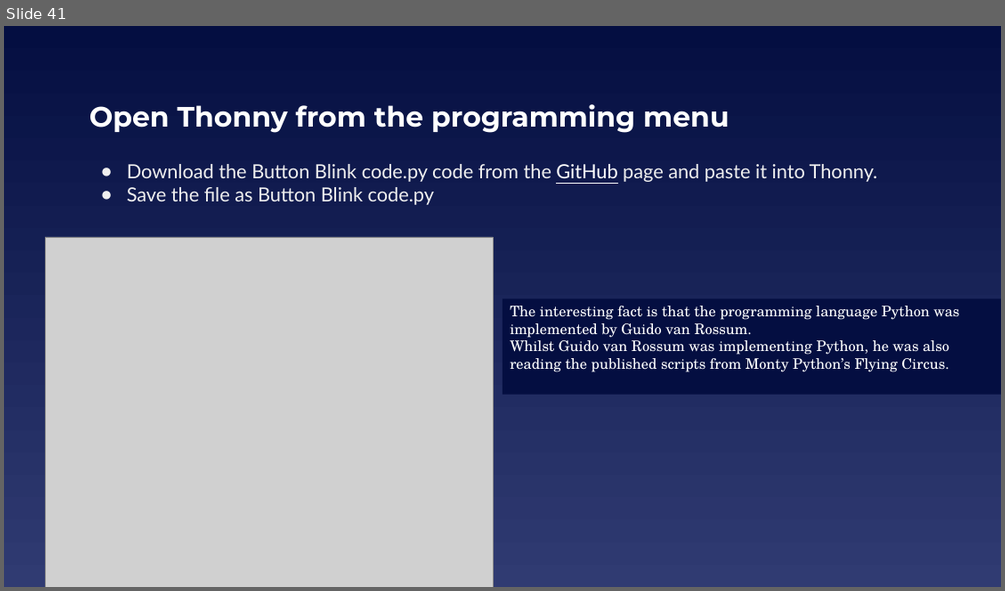
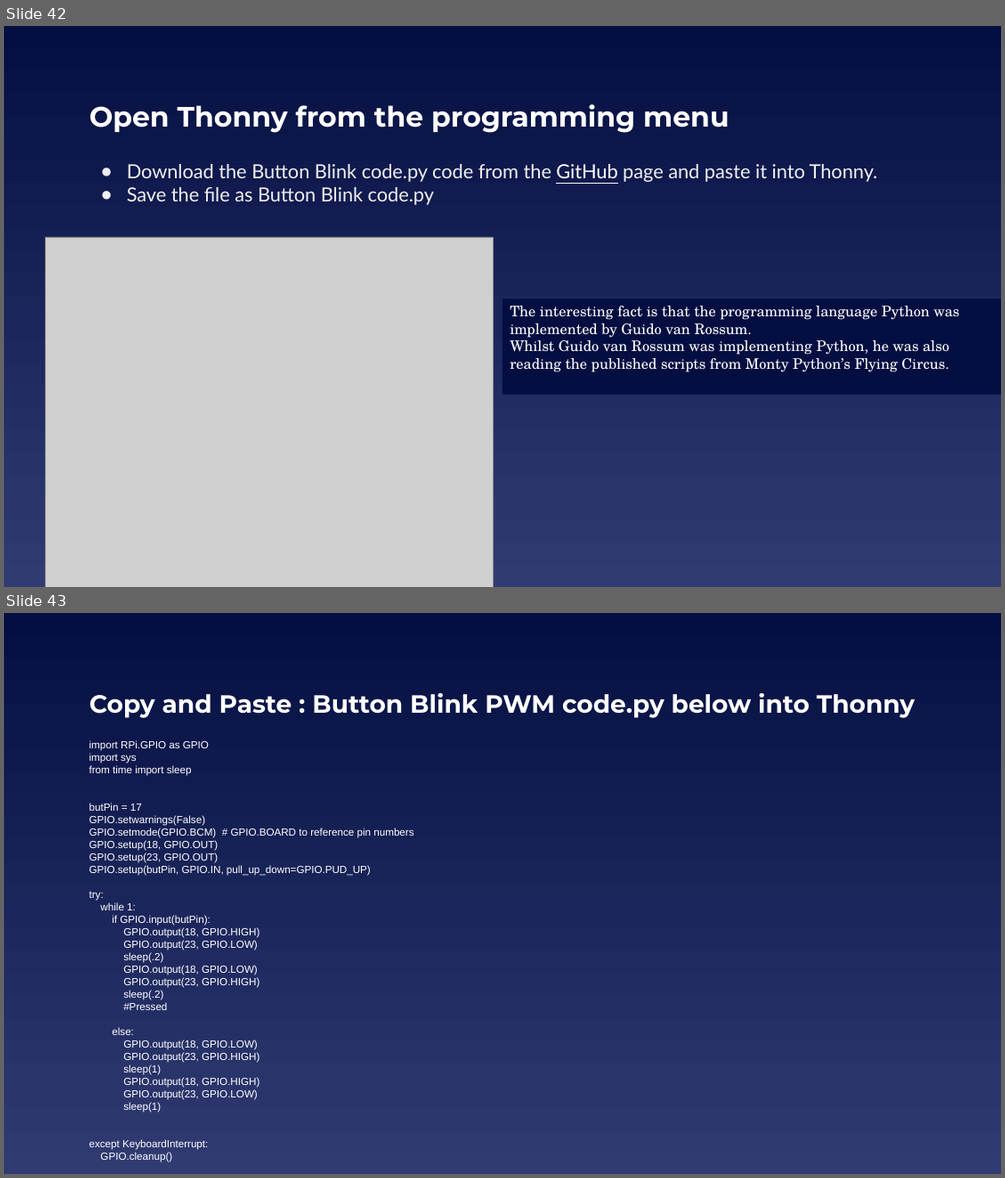
Before and after one commit to EELabMan/Raspberry-Pi-Intro, a slide deck: Raspberry Pi Intro Version 2 headless.pptx. Shown one above the other, each under a label of ours: slide 41 before the commit, slides 42 and 43 after it. The pictures are 1005x591 and 1005x1178 pixels, drawn with LibreOffice and Linux fonts; fonts in the diff are those of the drawing; grey boxes stand for pictures. Boxes give left, top, right and bottom in pixels: in the first picture for what was removed or moved away, otherwise in the second. Text is boxed around its words. In the diff, an @@ line names an element or a change of style, - is before the commit and + after.

```diff
--- a/Raspberry Pi Intro Version 2 headless.pptx
+++ b/Raspberry Pi Intro Version 2 headless.pptx
@@ slide 43 added at <box>4,613,1001,1174</box>, background gradient #040E41 to #303B72 @@
@@ title added at <box>89,693,914,718</box>, 24 pt, text #FFFFFF, bold @@
+Copy and Paste : Button Blink PWM code.py below into Thonny
@@ text added at <box>89,740,413,1162</box>, 10 pt, text #FFFFFF @@
+import RPi.GPIO as GPIO
+import sys
+from time import sleep
+butPin = 17
+GPIO.setwarnings(False)
+GPIO.setmode(GPIO.BCM) # GPIO.BOARD to reference pin numbers
+GPIO.setup(18, GPIO.OUT)
+GPIO.setup(23, GPIO.OUT)
+GPIO.setup(butPin, GPIO.IN, pull_up_down=GPIO.PUD_UP)
+try:
+while 1:
+if GPIO.input(butPin):
+GPIO.output(18, GPIO.HIGH)
+GPIO.output(23, GPIO.LOW)
+sleep(.2)
+GPIO.output(18, GPIO.LOW)
+GPIO.output(23, GPIO.HIGH)
+sleep(.2)
+#Pressed
+else:
+GPIO.output(18, GPIO.LOW)
+GPIO.output(23, GPIO.HIGH)
+sleep(1)
+GPIO.output(18, GPIO.HIGH)
+GPIO.output(23, GPIO.LOW)
+sleep(1)
+except KeyboardInterrupt:
+GPIO.cleanup()
@@ what was slide 41 is now slide 42 @@
```
Also in this commit, not shown: 5 slides changed, 1 other slide added.
